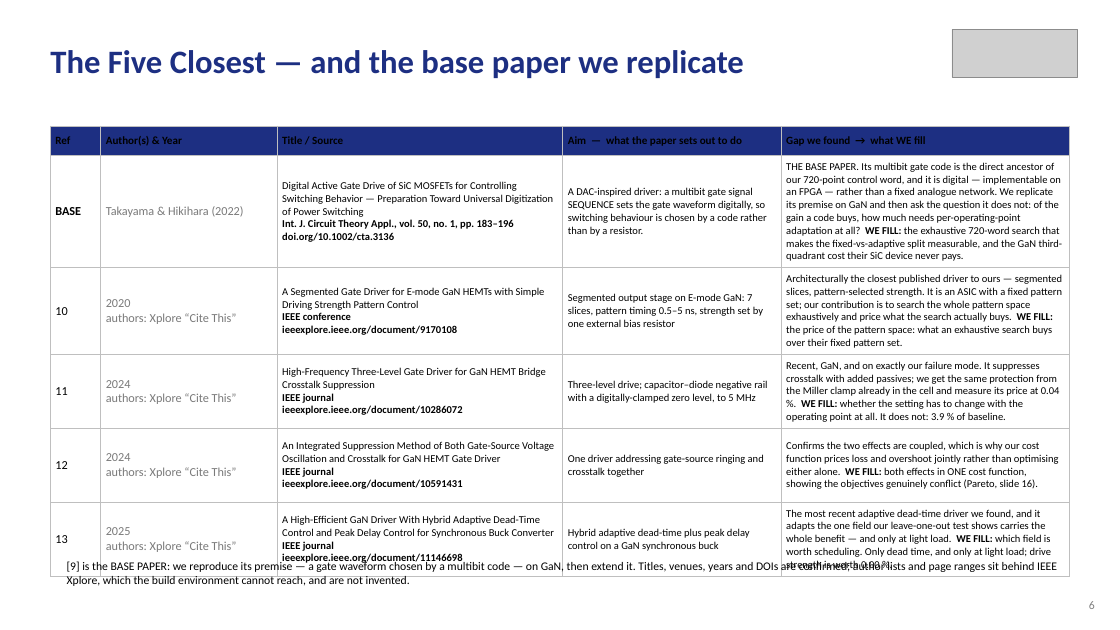
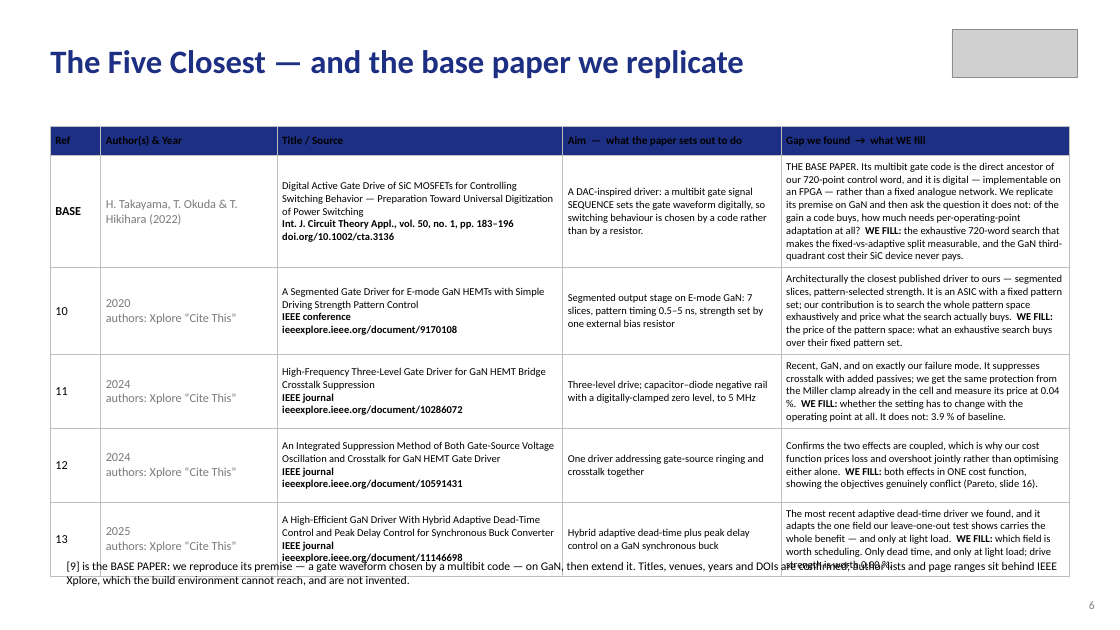
Before and after one commit to Amritha902/gan-driver, a slide deck: slide 6 of review/Review1_GaN_Segmented_Gate_Driver.pptx. Drawn at 1120x630 pixels with LibreOffice and Linux fonts; fonts in the diff are those of the drawing; grey boxes stand for pictures. Boxes give left, top, right and bottom in pixels: in the first picture for what was removed or moved away, otherwise in the second. Text is boxed around its words. In the diff, an @@ line names an element or a change of style, - is before the commit and + after.

```diff
--- a/review/Review1_GaN_Segmented_Gate_Driver.pptx
+++ b/review/Review1_GaN_Segmented_Gate_Driver.pptx
@@ table at (50, 126, 1070, 575) @@
-row 2, column 2: Takayama & Hikihara (2022)
+row 2, column 2: H. Takayama, T. Okuda & T. Hikihara (2022)
```
Also in this commit, not shown: 14 other slides changed, 1 slide added, 6 other files.
